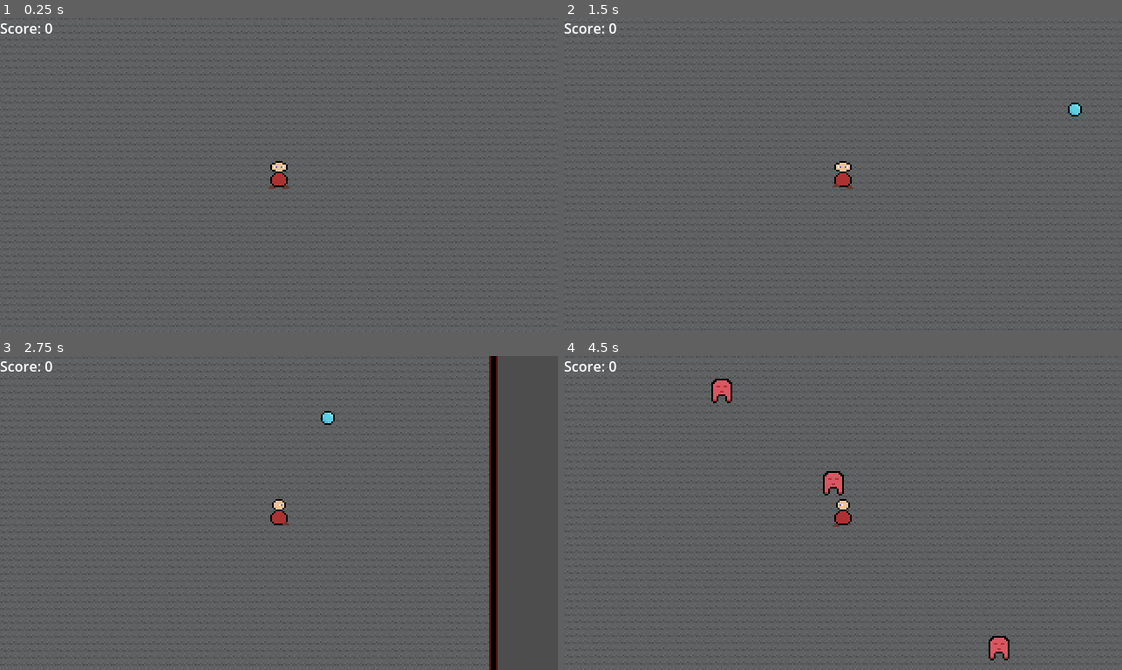
Above: before the commit, frames 1-4 (two rows, left to right).
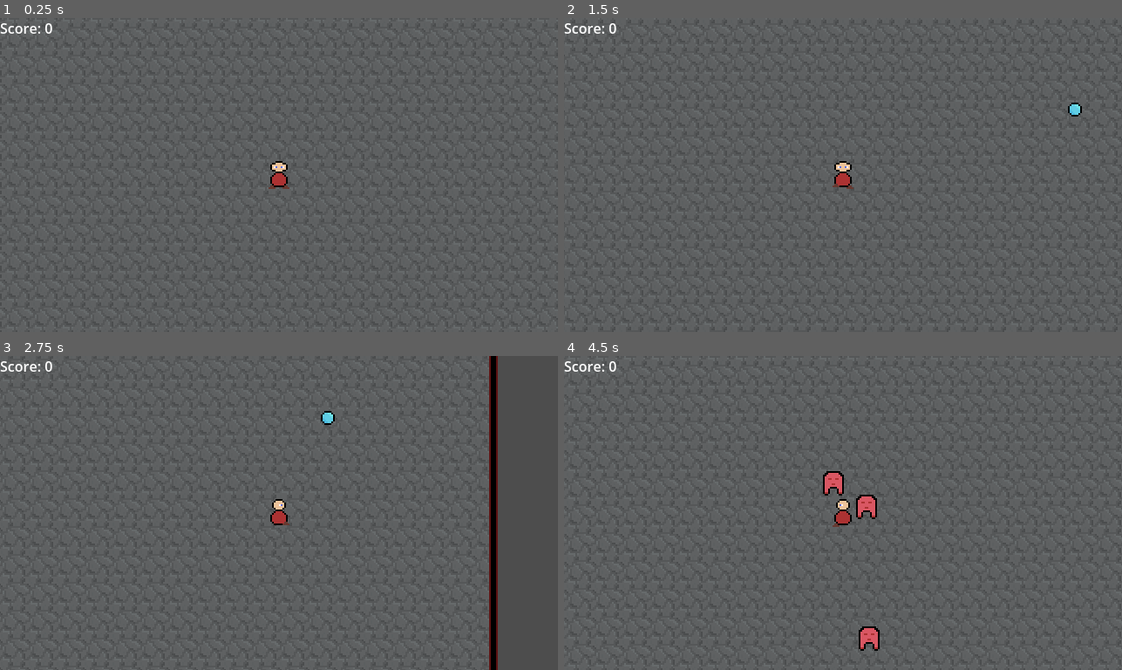
Above: after the commit, the same moments.

Repository: MarcinHamiga/shoot-em
Game: Godot game, scene res://scenes/game.tscn
Two runs of this game, one before a commit and one after it. Both use one fixed random seed, a clock stepped at 60 frames per second and the inputs below.
Inputs (mouse positions are in pixels of both pictures, inside the frame that each line leads up to):
- Up to frame 1 (0.25 s): no input
- Up to frame 2 (1.5 s): tap Enter at 0.5 s; move the mouse to (965, 159) at 0.52 s; press the mouse at (965, 159) at 0.53 s; hold D (walk_right) 0.53-1.28 s; move the mouse to (731, 190) at 1.27 s; release the mouse at (731, 190) at 1.28 s; hold S (walk_down) from 1.28 s (still down); click (731, 190) at 1.35 s
- Up to frame 3 (2.75 s): move the mouse to (334, 443) at 2.02 s; release S (walk_down) at 2.03 s; press the mouse at (334, 443) at 2.03 s; hold D (walk_right) from 2.03 s (still down)
- Up to frame 4 (4.5 s): move the mouse to (815, 575) at 2.77 s; release D (walk_right) at 2.78 s; release the mouse at (815, 575) at 2.78 s; hold W (walk_up) 2.78-3.53 s; click (815, 575) at 2.85 s; move the mouse to (1010, 560) at 3.52 s; press the mouse at (1010, 560) at 3.53 s; hold A (walk_left) from 3.53 s (still down); move the mouse to (675, 465) at 4.27 s; release the mouse at (675, 465) at 4.28 s; click (675, 465) at 4.35 s

The runs differ from the first frame. In frame 1, 1.9% of the frame differs, in the area x 0-100%, y 1-100%; in frame 2, 1.9%; in frame 3, 1.7%; in frame 4, 2.9%.

Commit message:
adjusted hitboxes to make them a little more forgiving for the player

Diff:
--- a/scenes/enemy.tscn
+++ b/scenes/enemy.tscn
@@ -4,8 +4,8 @@
 [ext_resource type="Script" path="res://scripts/enemy.gd" id="1_n8ou1"]
 
 [sub_resource type="CapsuleShape2D" id="CapsuleShape2D_e2cjg"]
-radius = 7.0
-height = 16.0
+radius = 6.0
+height = 14.0
 
 [sub_resource type="CapsuleShape2D" id="CapsuleShape2D_v8vly"]
 radius = 7.0
--- a/scenes/game.tscn
+++ b/scenes/game.tscn
@@ -34,6 +34,18 @@
 [node name="Spawner4" parent="SpawnPoints" instance=ExtResource("3_ife62")]
 position = Vector2(480, 480)
 
+[node name="Spawner5" parent="SpawnPoints" instance=ExtResource("3_ife62")]
+position = Vector2(256, 32)
+
+[node name="Spawner6" parent="SpawnPoints" instance=ExtResource("3_ife62")]
+position = Vector2(32, 256)
+
+[node name="Spawner7" parent="SpawnPoints" instance=ExtResource("3_ife62")]
+position = Vector2(480, 256)
+
+[node name="Spawner8" parent="SpawnPoints" instance=ExtResource("3_ife62")]
+position = Vector2(256, 480)
+
 [node name="Entities" type="Node" parent="."]
 
 [node name="PlayerBody" parent="Entities" instance=ExtResource("1_ilku3")]
--- a/scenes/player.tscn
+++ b/scenes/player.tscn
@@ -131,12 +131,12 @@
 }]
 
 [sub_resource type="CapsuleShape2D" id="CapsuleShape2D_bm8g2"]
-radius = 7.0
-height = 20.0
+radius = 6.0
+height = 18.0
 
 [sub_resource type="CapsuleShape2D" id="CapsuleShape2D_6lhjo"]
-radius = 7.0
-height = 20.0
+radius = 5.0
+height = 16.0
 
 [node name="PlayerBody" type="CharacterBody2D" groups=["player"]]
 slide_on_ceiling = false
Binary file changed: sprites/floor.aseprite
Binary file changed: sprites/floor.png
Binary file changed: sprites/walls.aseprite
Binary file changed: sprites/walls.png
